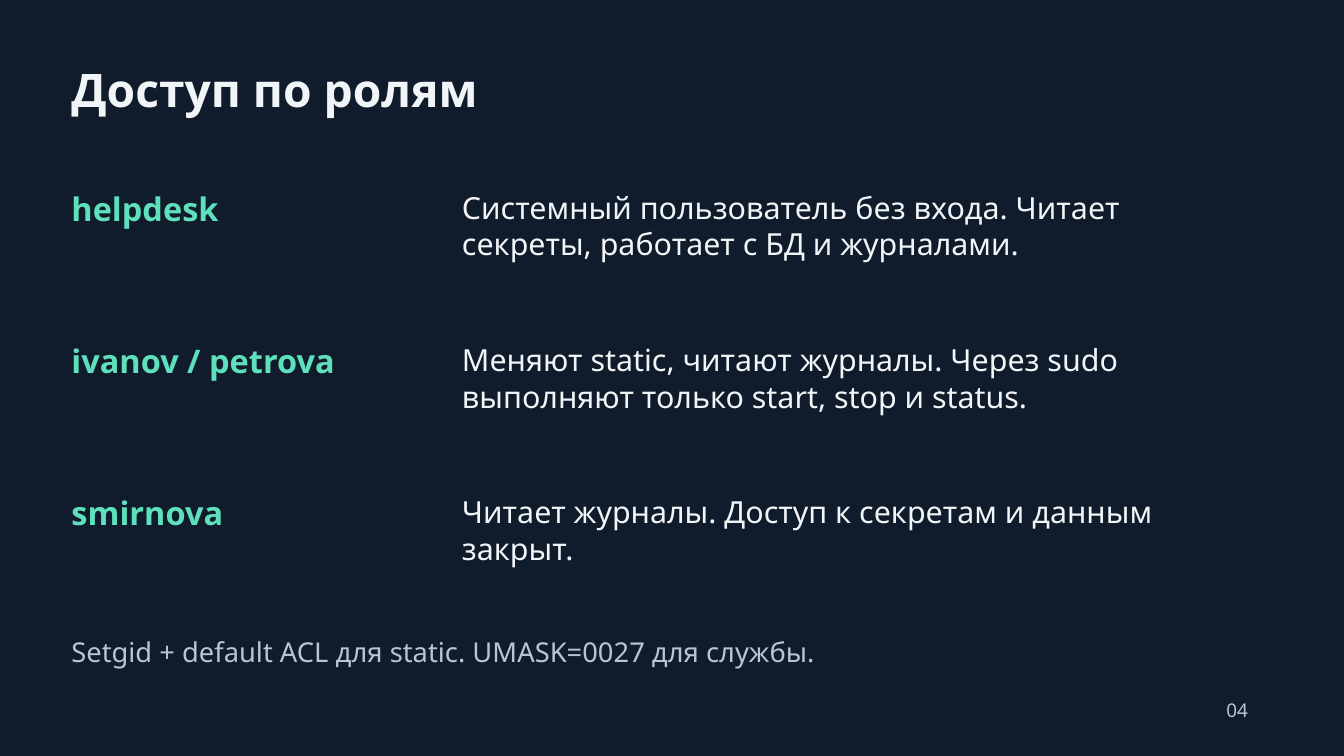
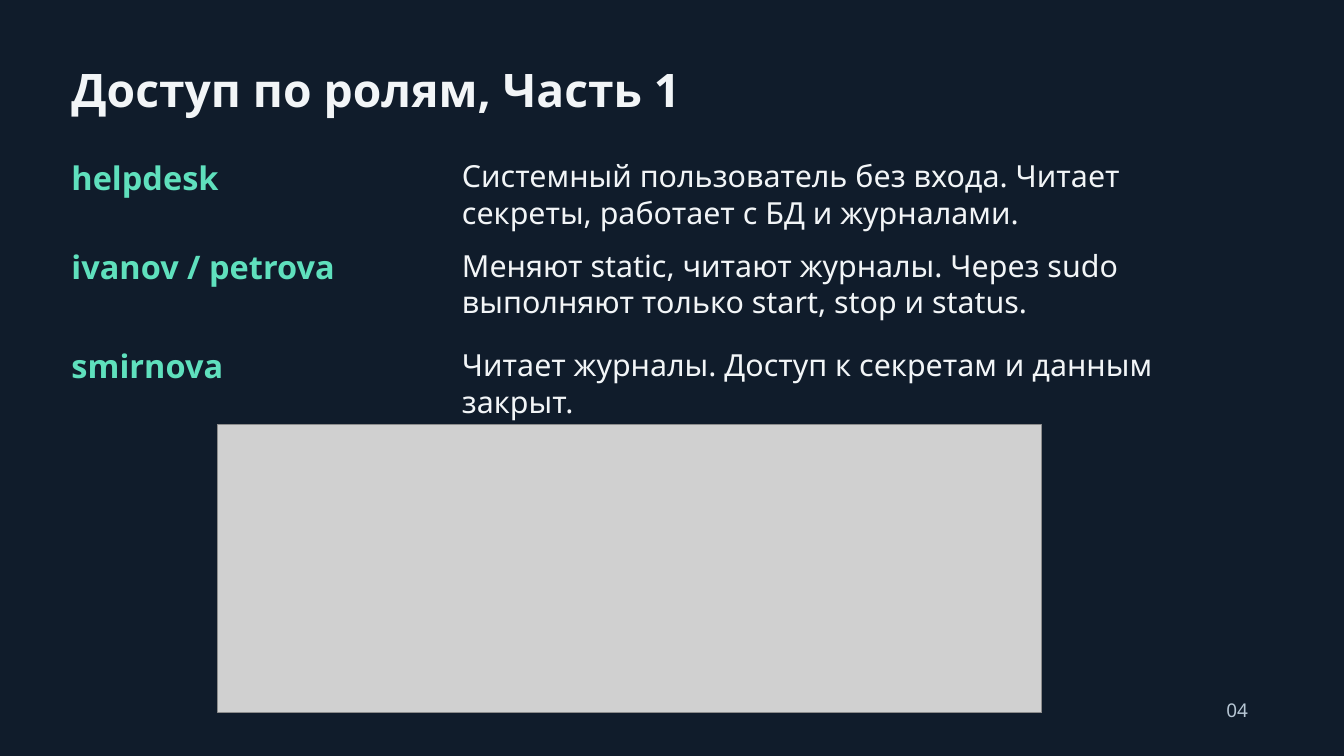
Before and after one commit to DXlol112/tz-01-helpdesk, a slide deck: slide 4 of presentations/helpdesk-project.pptx. Drawn at 1344x756 pixels with LibreOffice and Linux fonts; fonts in the diff are those of the drawing; grey boxes stand for pictures. Boxes give left, top, right and bottom in pixels: in the first picture for what was removed or moved away, otherwise in the second. Text is boxed around its words. In the diff, an @@ line names an element or a change of style, - is before the commit and + after.

Commit message:
update/presentations

```diff
--- a/presentations/helpdesk-project.pptx
+++ b/presentations/helpdesk-project.pptx
@@ text at [71, 74, 680, 118]: text changed @@
-Доступ по ролям
+Доступ по ролям, Часть 1
@@ text "helpdesk": place and size @@
-text "helpdesk" at [71, 196, 218, 229]
+text "helpdesk" at [71, 165, 218, 198]
@@ text "Системный пользователь без входа. Читает ...": place and size @@
-text "Системный пользователь без входа. Читает ..." at [462, 196, 1120, 263]
+text "Системный пользователь без входа. Читает ..." at [462, 164, 1120, 232]
@@ text "ivanov / petrova": place and size @@
-text "ivanov / petrova" at [71, 348, 335, 381]
+text "ivanov / petrova" at [71, 254, 335, 287]
@@ text "Меняют static, читают журналы. Через ...": place and size @@
-text "Меняют static, читают журналы. Через ..." at [462, 348, 1117, 416]
+text "Меняют static, читают журналы. Через ..." at [462, 254, 1117, 321]
@@ text "smirnova": place and size @@
-text "smirnova" at [71, 500, 223, 526]
+text "smirnova" at [71, 353, 223, 379]
@@ text "Читает журналы. Доступ к секретам ...": place and size @@
-text "Читает журналы. Доступ к секретам ..." at [462, 501, 1152, 568]
+text "Читает журналы. Доступ к секретам ..." at [462, 354, 1152, 421]
@@ picture added at [218, 424, 1042, 713] @@
@@ text removed at [71, 641, 814, 669] @@
-Setgid + default ACL для static. UMASK=0027 для службы.
```
Also in this commit, not shown: 3 other slides changed, 1 slide added, 1 slide removed.
